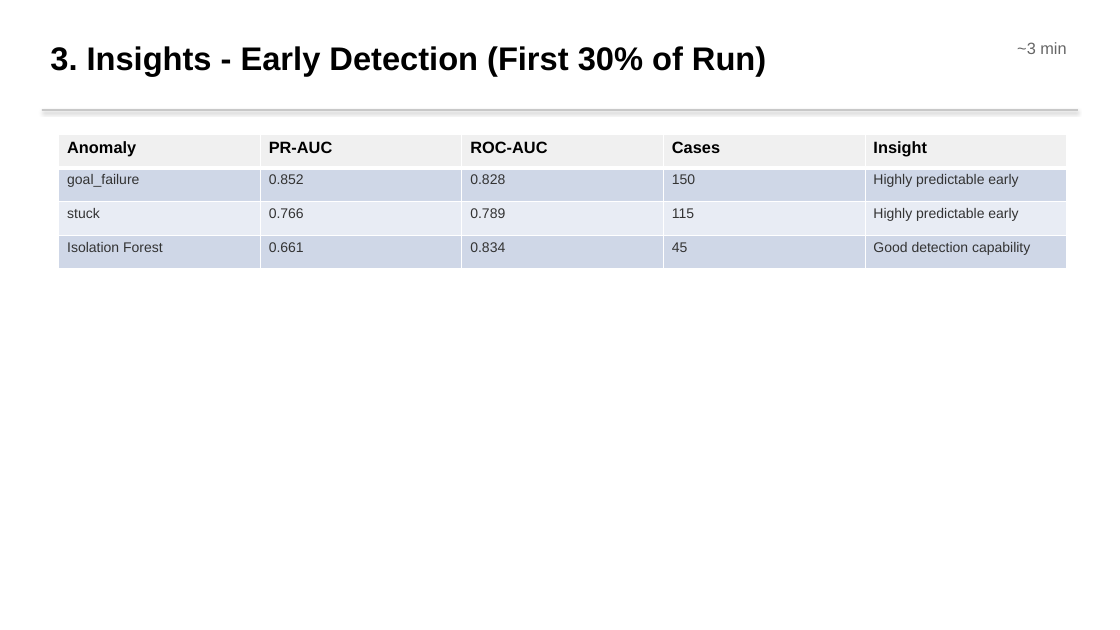
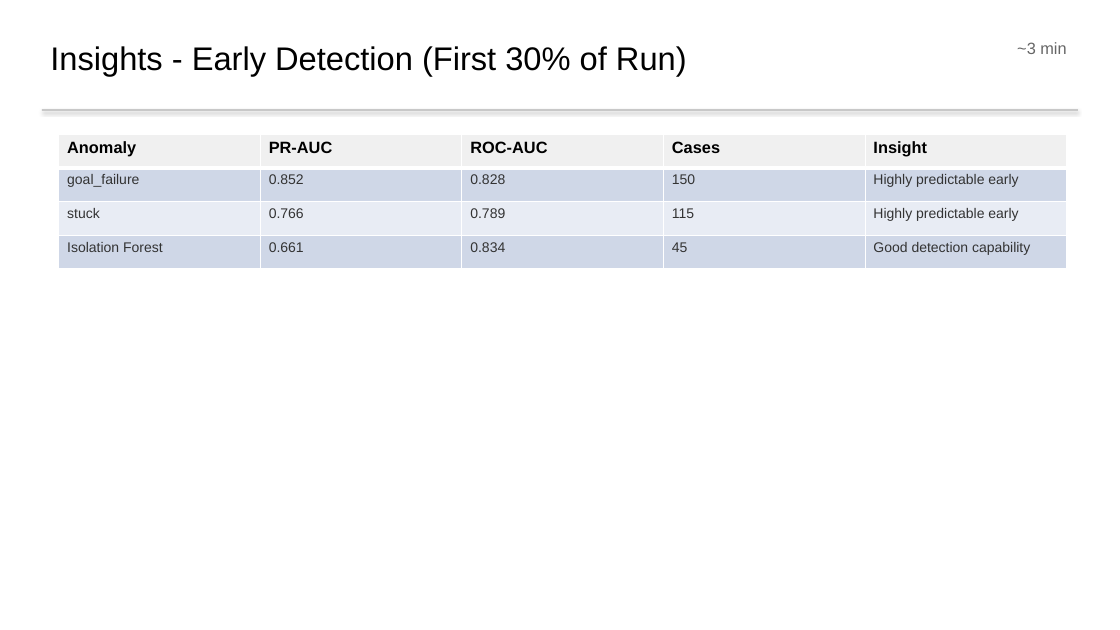
Before and after one commit to nasimpc/Robot-Navigation-Anomaly-Detection-and-Causal-Analysis, a slide deck: slide 11 of assignment3/Team2_Presentation.pptx. Drawn at 1120x630 pixels with LibreOffice and Linux fonts; fonts in the diff are those of the drawing. Boxes give left, top, right and bottom in pixels: in the first picture for what was removed or moved away, otherwise in the second. Text is boxed around its words. In the diff, an @@ line names an element or a change of style, - is before the commit and + after.

```diff
--- a/assignment3/Team2_Presentation.pptx
+++ b/assignment3/Team2_Presentation.pptx
@@ text at box(50, 46, 687, 76): text changed; bold off @@
-3. Insights - Early Detection (First 30% of Run)
+Insights - Early Detection (First 30% of Run)
```
Also in this commit, not shown: 9 other slides changed, 2 slides added, 2 slides removed.
